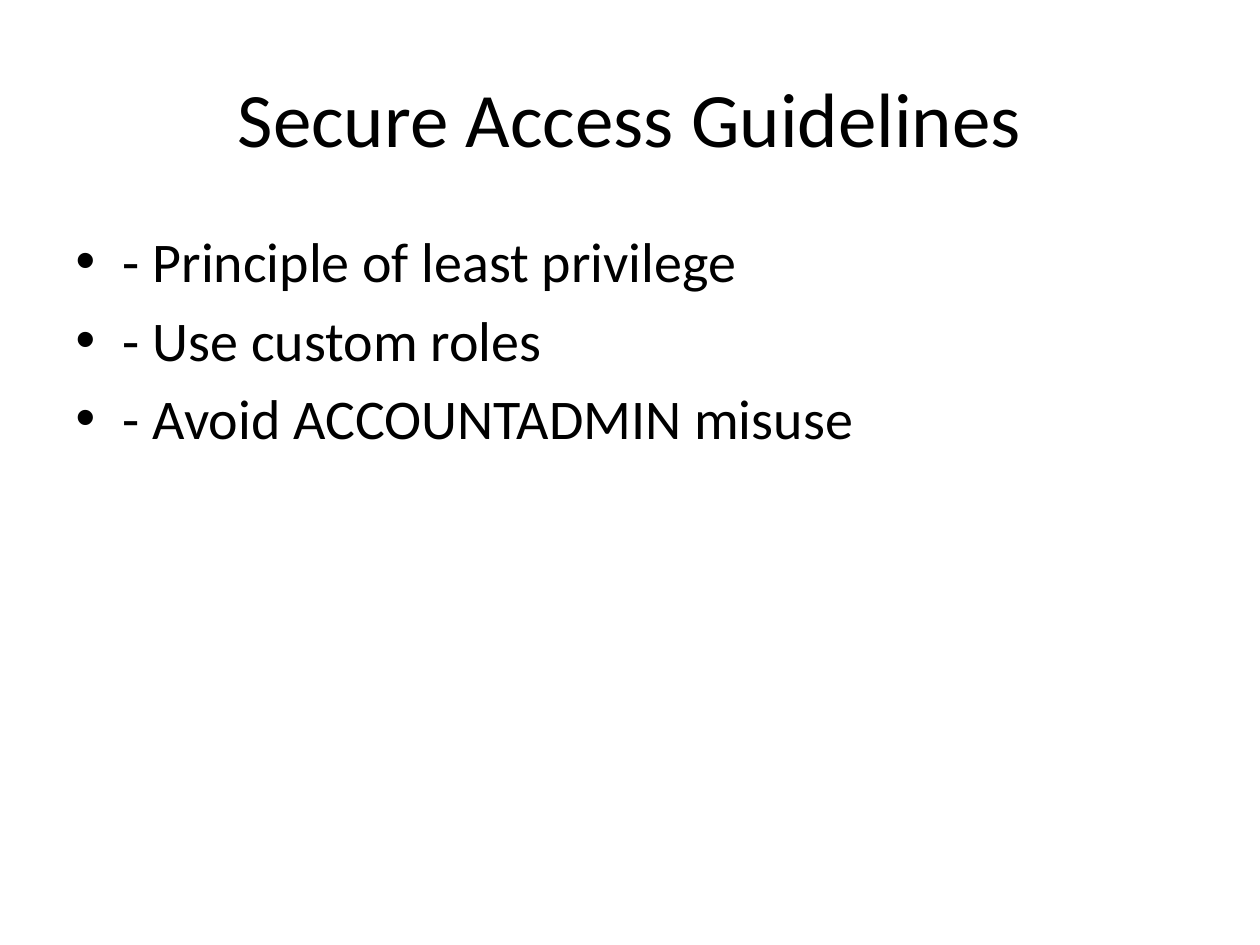
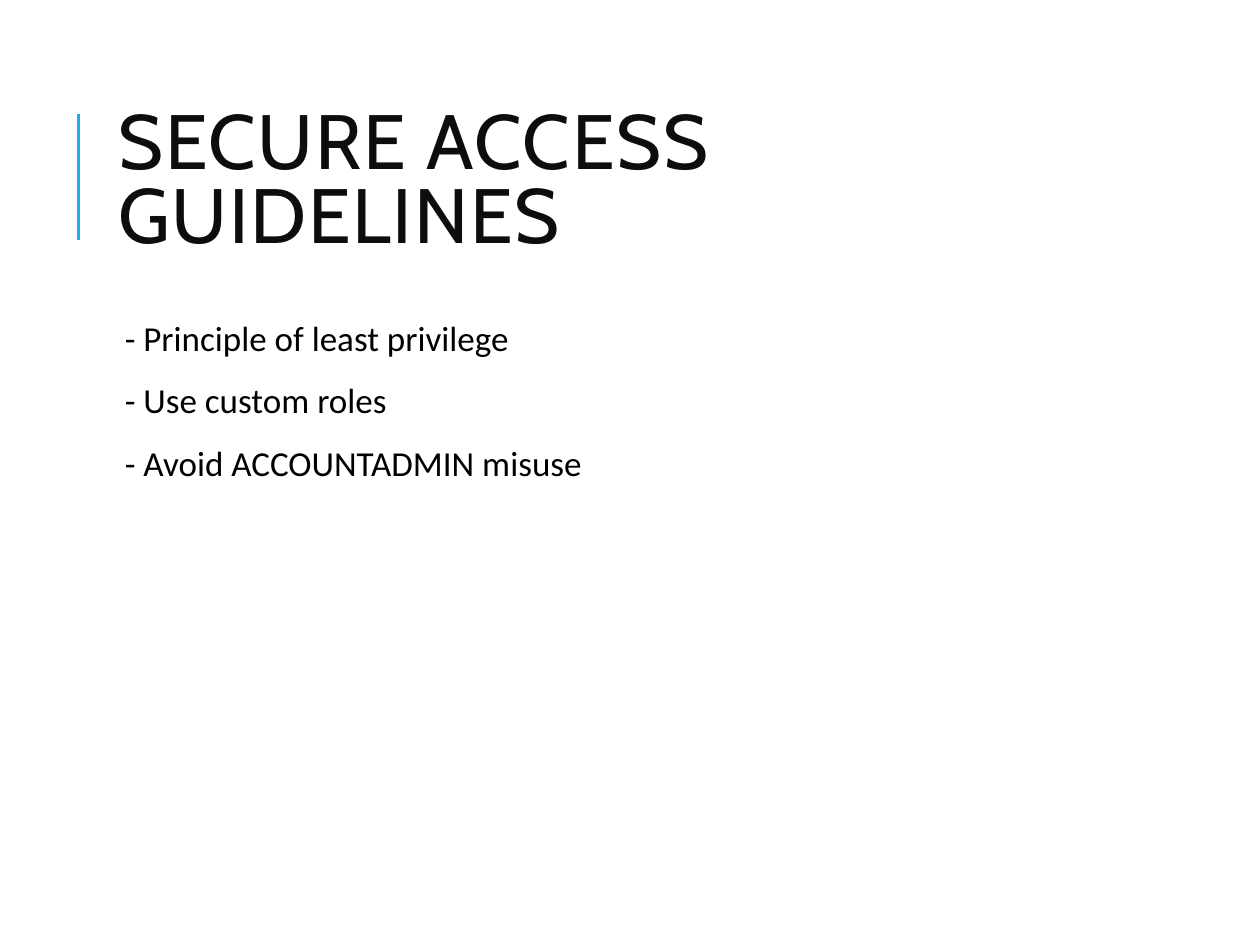
Before and after one commit to vikash-verma-profile/DE-Sig-March-2026, a slide deck: slide 19 of Week-2/Day-4/Snowflake_Modules_1_3.pptx. Drawn at 1260x945 pixels with LibreOffice and Linux fonts; fonts in the diff are those of the drawing. Boxes give left, top, right and bottom in pixels: in the first picture for what was removed or moved away, otherwise in the second. Text is boxed around its words. In the diff, an @@ line names an element or a change of style, - is before the commit and + after.

```diff
--- a/Week-2/Day-4/Snowflake_Modules_1_3.pptx
+++ b/Week-2/Day-4/Snowflake_Modules_1_3.pptx
@@ line added from (78, 239) to (78, 113), #1CADE4 1.5 pt @@
@@ title at box(118, 114, 709, 244): text changed; font Calibri to Cabin; text colour #000000 to #0D0D0D @@
-Secure Access Guidelines
+SECURE ACCESS GUIDELINES
@@ text "- Principle of least privilege": place and size @@
-text "- Principle of least privilege" at box(153, 243, 853, 440)
+text "- Principle of least privilege" at box(143, 326, 581, 477)
@@ text "- Principle of least privilege" at box(143, 326, 581, 477): size 32 to 20 pt; bullet • to  ; line spacing 1 to 0.9; more space between paragraphs @@
```
Also in this commit, not shown: 27 other slides changed, 5 other files.
